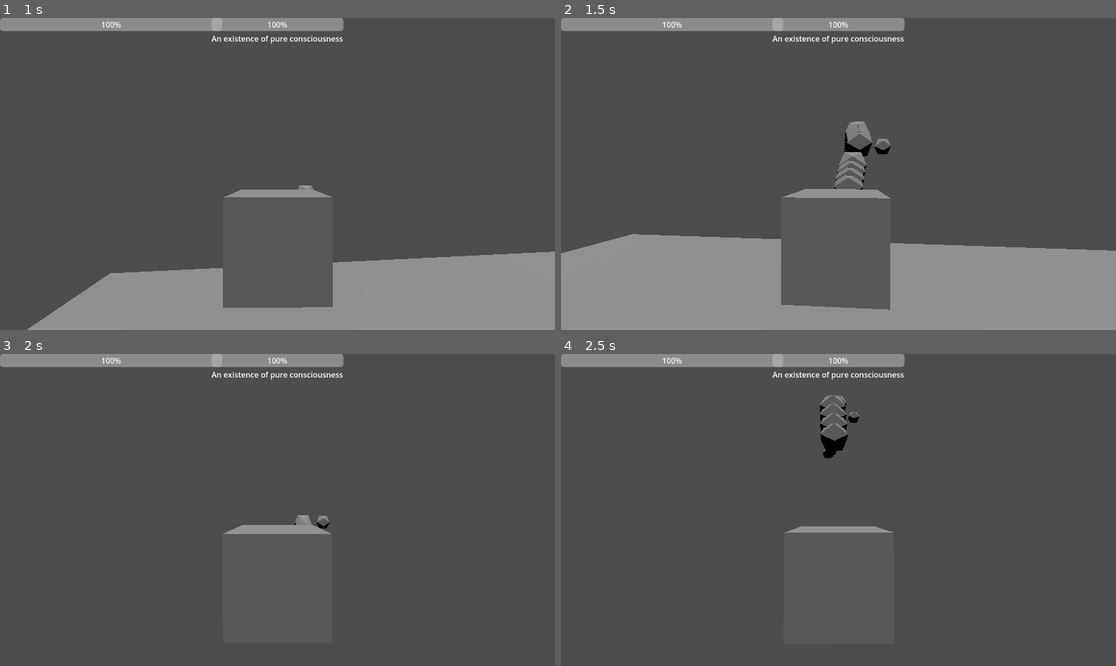
Above: before the commit, frames 1-4 (two rows, left to right).
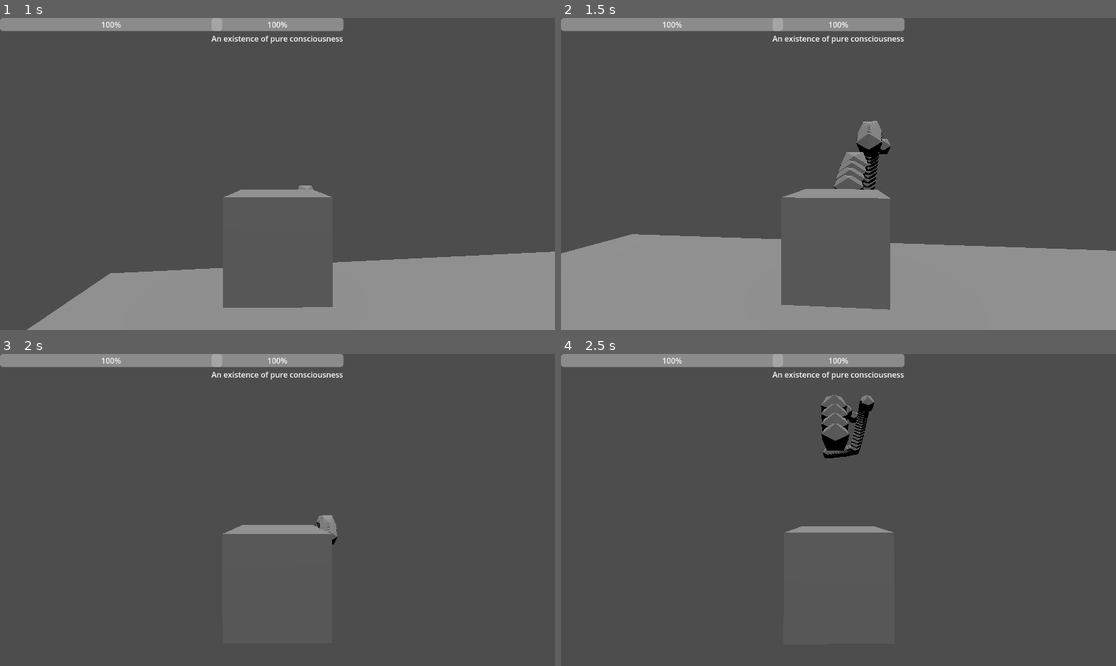
Above: after the commit, the same moments.

Repository: RavenRandomz/cube-extentialis-bossfight
Game: Godot game, scene res://testworld.tscn
The game is run twice, just before and just after one commit, with the same random seed, the same clock (stepped at 60 frames per second) and the same inputs.
Inputs (mouse positions are in pixels of both pictures, inside the frame that each line leads up to):
- Up to frame 1 (1 s): tap Enter at 0.5 s; move the mouse to (305, 174) at 0.52 s; press the mouse at (305, 174) at 0.53 s; hold W (player_forward) from 0.53 s (still down); tap Space (player_jump) at 0.77 s
- Up to frame 2 (1.5 s): keep holding W (player_forward); move the mouse to (810, 174) at 1.27 s; release the mouse at (810, 174) at 1.28 s; click (810, 174) at 1.35 s
- Up to frame 3 (2 s): keep holding W (player_forward); tap Space (player_jump) at 1.52 s
- Up to frame 4 (2.5 s): keep holding W (player_forward); move the mouse to (849, 503) at 2.02 s; hold Shift from 2.03 s (still down); click (849, 503) at 2.3 s

Frame 1 is identical in both runs. In frame 2, 0.7% of the frame differs, in the area x 49-58%, y 32-56%; in frame 3, 0.2%; in frame 4, 0.5%.

Commit message:
Fix player bullet orientation issues
The bullet was being set to the transform of the bulletSource which was
the local transform. But when the bullet's transform was being set it
was the bullet's global transform. This resulted in the bullet being
oriented straight with the bullet_source but when those coordinates were
directly applied, the bullet would only shoot along that local transform
which doesn't change locally (as the bullet_source is coupled to the
player).

This is fixed by using global_transforms instead

Diff:
--- a/scripts/player.gd
+++ b/scripts/player.gd
@@ -111,8 +111,10 @@
 func _handle_bullet_firing(delta):
 	if Input.is_action_pressed("player_fire_bullet"):
 		var bullet: RigidBody3D = basic_bullet.instantiate()
-		bullet.transform.basis = bulletSource.transform.basis
+		print(bulletSource.transform)
 		bullet.global_position = bulletSource.global_position
+		bullet.transform.basis = bulletSource.global_transform.basis
+		bullet.fire()
 		get_parent().add_child(bullet)
 
 func _handle_translational_motion_logic(translational_input, delta):
